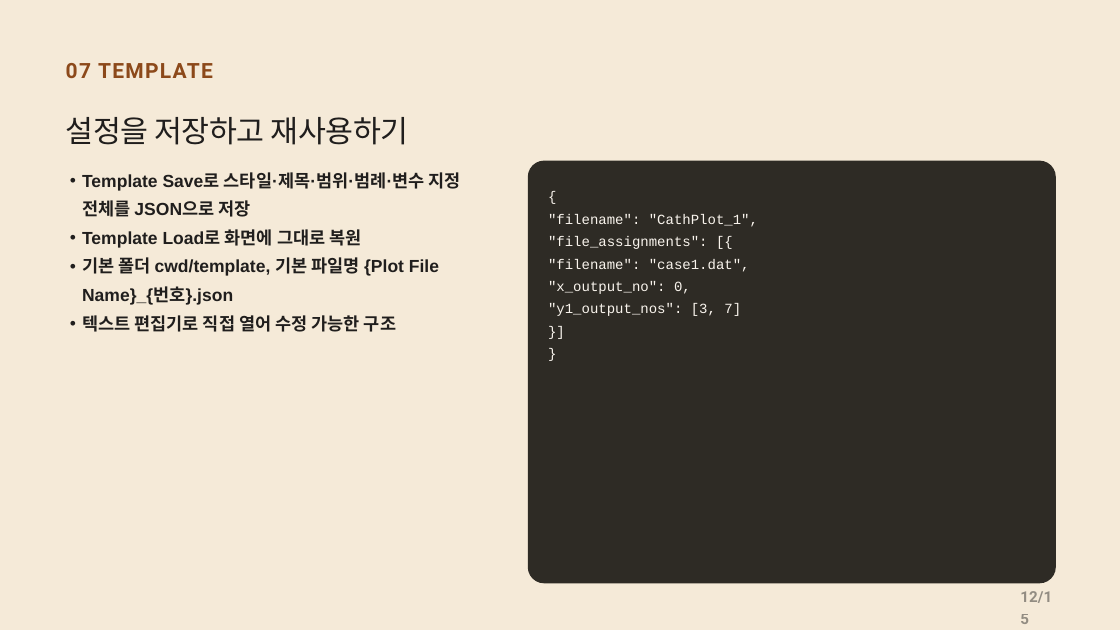
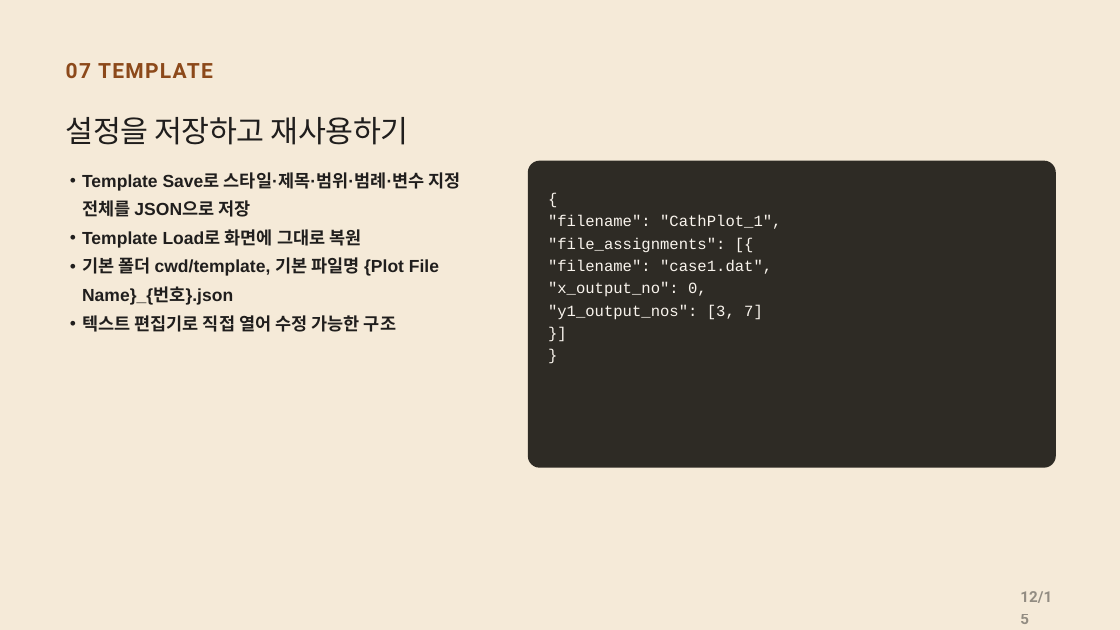
Before and after one commit to CWKIM113/CathPlot_Pub, a slide deck: slide 12 of CathPlot_Deck.pptx. Drawn at 1120x630 pixels with LibreOffice and Linux fonts; fonts in the diff are those of the drawing. Boxes give left, top, right and bottom in pixels: in the first picture for what was removed or moved away, otherwise in the second. Text is boxed around its words. In the diff, an @@ line names an element or a change of style, - is before the commit and + after.

```diff
--- a/CathPlot_Deck.pptx
+++ b/CathPlot_Deck.pptx
@@ rounded rectangle: place and size @@
-rounded rectangle at (528,161,1056,584)
+rounded rectangle at (528,161,1056,468)
@@ size 18 to 20 pt in 8 elements at (548,215,781,229), (548,237,726,252), (548,259,772,274), (548,282,707,296), (548,304,763,320), (547,179,1040,204), (547,314,1040,338), (547,336,1040,361) @@
```
Also in this commit, not shown: 10 other slides changed, 1 other file.
